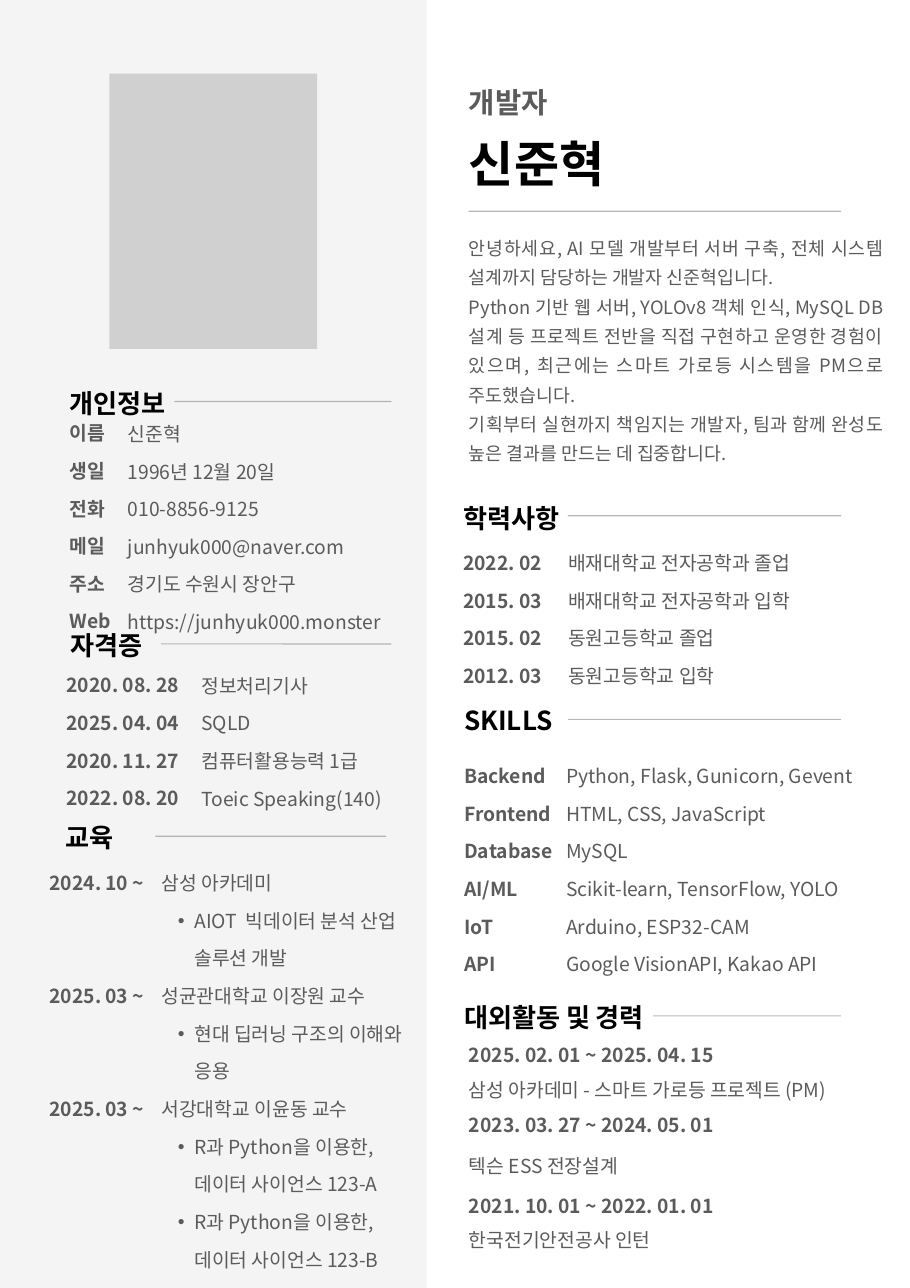
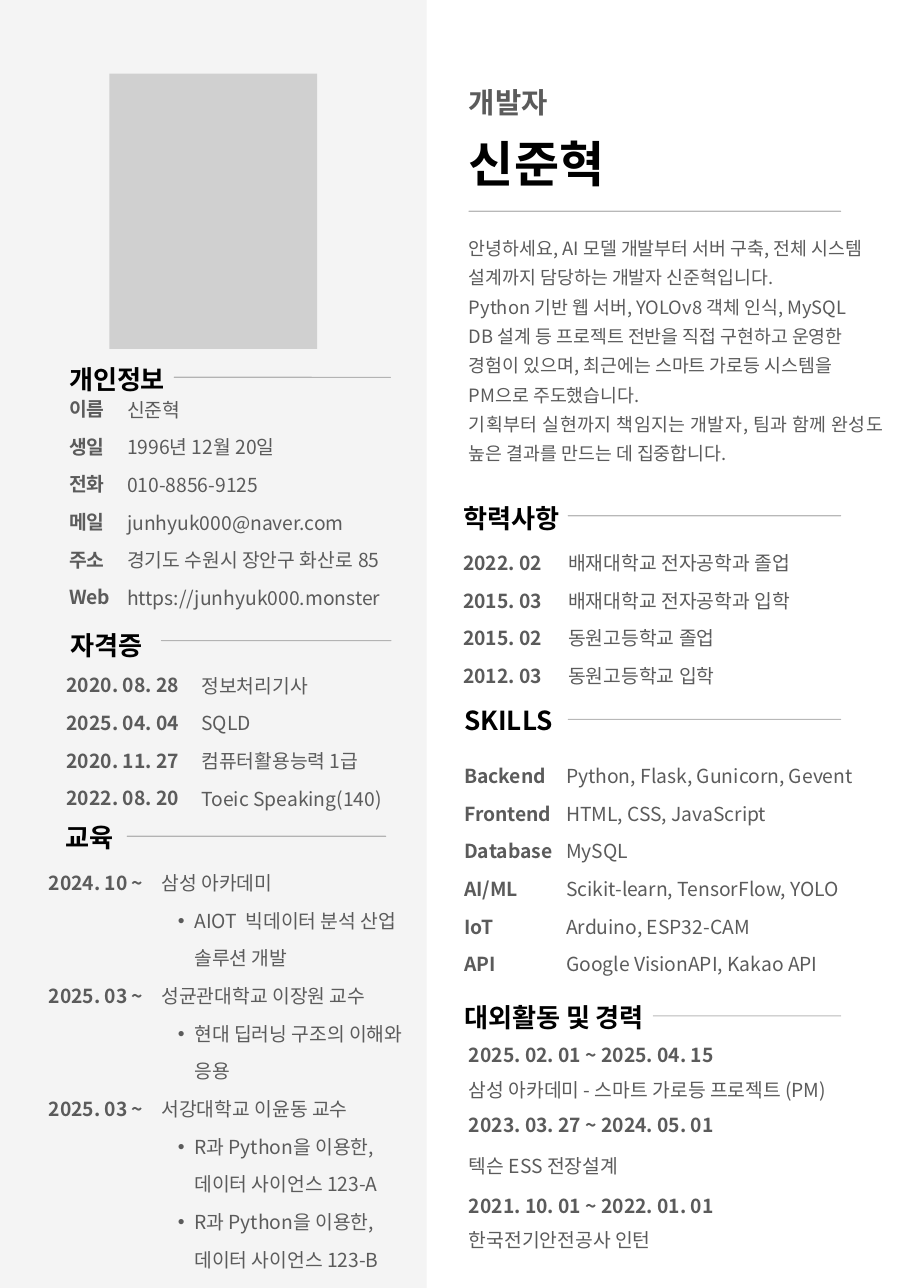
Before and after one commit to junhyuk000/portfolio, a slide deck: slide 1 of static/files/신준혁 이력서.pptx. Drawn at 910x1288 pixels with LibreOffice and Linux fonts; fonts in the diff are those of the drawing; grey boxes stand for pictures. Boxes give left, top, right and bottom in pixels: in the first picture for what was removed or moved away, otherwise in the second. Text is boxed around its words. In the diff, an @@ line names an element or a change of style, - is before the commit and + after.

```diff
--- a/static/files/신준혁 이력서.pptx
+++ b/static/files/신준혁 이력서.pptx
@@ text at bbox=[469, 240, 862, 404]: text changed @@
-안녕하세요, AI 모델 개발부터 서버 구축, 전체 시스템 설계까지 담당하는 개발자 신준혁입니다.
-Python 기반 웹 서버, YOLOv8 객체 인식, MySQL DB 설계 등 프로젝트 전반을 직접 구현하고 운영한 경험이 있으며, 최근에는 스마트 가로등 시스템을 PM으로 주도했습니다.
+안녕하세요, AI 모델 개발부터 서버 구축, 전체 시스템
+설계까지 담당하는 개발자 신준혁입니다.
+Python 기반 웹 서버, YOLOv8 객체 인식, MySQL
+DB 설계 등 프로젝트 전반을 직접 구현하고 운영한
+경험이 있으며, 최근에는 스마트 가로등 시스템을
+PM으로 주도했습니다.
@@ 3 texts, 1 line: place and size @@
-3 texts, 1 line at bbox=[70, 391, 391, 635]
+3 texts, 1 line at bbox=[69, 367, 390, 610]
@@ text at bbox=[127, 551, 379, 569]: text changed @@
-경기도 수원시 장안구
+경기도 수원시 장안구 화산로 85
@@ line moved from (162, 644) - (391, 644) to (162, 641) - (391, 641) @@
@@ line moved from (155, 836) - (386, 836) to (127, 836) - (386, 836) @@
```
Also in this commit, not shown: 4 other files.
